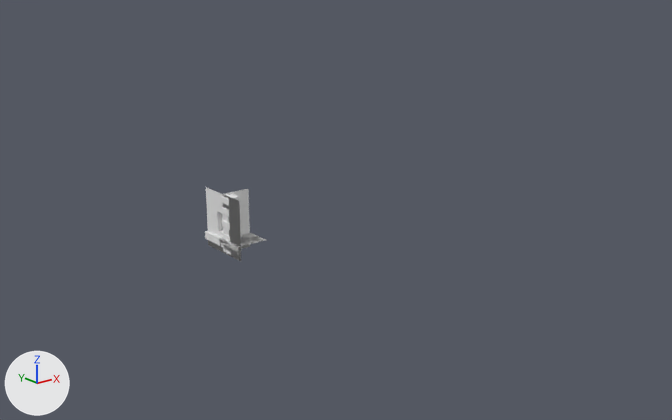
What one commit did to the Blender file AssetSource/modules.blend.
Both versions are drawn from a 50 mm camera at (-14.96, -24.5, 10.36) aimed at (-0.38, -6.27, 3.07). The axes (+X, +Y, +Z) are drawn at lower left. The lights are the same throughout.

The first picture shows 'Corner', 'CornerTop', 'Wall', 'WallTop'.
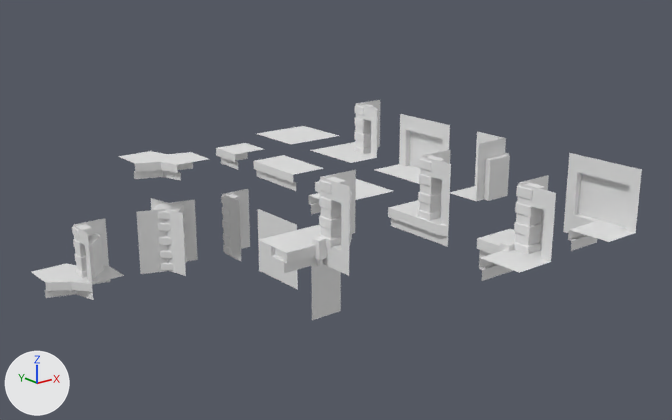
Commit message: Add many modules

What differs and where, as boxes [x1, y1, x2, y2] in the pictures (672 x 420 px):
'WingInnerCorner', added: after [563, 153, 642, 251]
'WingTerrasse', added: after [259, 170, 356, 276]
'TowerCorner', added: after [477, 175, 556, 281]
'DoubleCorner', added: after [136, 198, 198, 276]
'TowerWall', added: after [388, 150, 451, 247]
'TowerDoubleCorner', added: after [32, 218, 124, 300]
'Wall', moved: before [206, 187, 241, 258]; after [258, 209, 298, 290]
'RoofWall', added: after [374, 114, 450, 184]
'RoofInnerCorner', added: after [450, 132, 510, 201]
'RoofCorner', added: after [310, 100, 380, 163]
'WallTop', moved: before [205, 231, 266, 261]; after [253, 155, 323, 191]
'DoubleCornerTop', added: after [118, 151, 208, 181]
'InnerCorner', added: after [311, 264, 341, 320]
'CornerTop', moved: before [220, 233, 266, 259]; after [216, 143, 263, 170]
'Roof', added: after [257, 126, 339, 144]
'InnerCornerTop', added: after [308, 179, 392, 214]

What changed in the scene script:
```text
Add me_roof:
    me_roof.from_pydata([(1.0, -1.0, 0.5), (-1.0, 1.0, 0.5), (-1.0, -1.0, 0.5), (1.0, 1.0, 0.5)], [], [(2, 0, 3, 1)])
Change ob_walltop:
    ob_walltop.location: (0.0, 0.0, 0.0) -> (0.0, -3.0, 3.0)
Change ob_cornertop:
    ob_cornertop.location: (0.0, 0.0, 0.0) -> (0.0, 0.0, 3.0)
Change ob_wall:
    ob_wall.location: (0.0, 0.0, 0.0) -> (0.0, -3.0, 0.0)
Add ob_towerdoublecorner:
    ob_towerdoublecorner = bpy.data.objects.new('TowerDoubleCorner', me_towerdoublecorner)  # 148 vertices, 135 faces, 1 loose edge; spans x -1.0..1.0, y -1.0..1.0, z 0.0..2.0; in mat_blockmaterial (its picture is missing); modifiers SUBSURF
    ob_towerdoublecorner.location = (-5.0, 0.0, 0.0)
Add ob_doublecorner:
    ob_doublecorner = bpy.data.objects.new('DoubleCorner', me_doublecorner)  # 132 vertices, 134 faces; spans x -1.0..1.0, y -1.0..1.0, z 0.0..2.0; modifiers SUBSURF
    ob_doublecorner.location = (-2.0, 0.0, 0.0)
Add ob_doublecornertop:
    ob_doublecornertop = bpy.data.objects.new('DoubleCornerTop', me_doublecornertop)  # 26 vertices, 16 faces; spans x -1.0..1.0, y -1.0..1.0, z 0.0..0.5; modifiers SUBSURF
    ob_doublecornertop.location = (-2.0, 0.0, 3.0)
Add ob_wingterrasse:
    ob_wingterrasse = bpy.data.objects.new('WingTerrasse', me_wingterrasse)  # 194 vertices, 170 faces; spans x -1.0..1.0, y -1.0..1.0, z 0.0..2.0; modifiers SUBSURF
    ob_wingterrasse.location = (-3.0, -9.0, 3.0)
Add ob_winginnercorner:
    ob_winginnercorner = bpy.data.objects.new('WingInnerCorner', me_winginnercorner)  # 90 vertices, 61 faces; spans x -1.0..0.16, y -1.0..1.0, z 0.0..2.0; modifiers SUBSURF
    ob_winginnercorner.location = (3.0, -12.0, 3.0)
Add ob_towerwall:
    ob_towerwall = bpy.data.objects.new('TowerWall', me_towerwall)  # 142 vertices, 135 faces; spans x -0.1..1.0, y -1.0..1.0, z 0.0..2.0; modifiers SUBSURF
    ob_towerwall.location = (0.0, -9.0, 3.0)
Add ob_towercorner:
    ob_towercorner = bpy.data.objects.new('TowerCorner', me_towercorner)  # 195 vertices, 169 faces; spans x -1.0..1.0, y -1.0..1.0, z 0.0..2.0; modifiers SUBSURF
    ob_towercorner.location = (0.0, -12.0, 3.0)
Add ob_roofinnercorner:
    ob_roofinnercorner = bpy.data.objects.new('RoofInnerCorner', me_roofinnercorner)  # 136 vertices, 97 faces; spans x -1.0..0.16, y -0.16..1.0, z 0.47..2.0; modifiers SUBSURF
    ob_roofinnercorner.location = (3.0, -9.0, 3.0)
Add ob_roofcorner:
    ob_roofcorner = bpy.data.objects.new('RoofCorner', me_roofcorner)  # 126 vertices, 123 faces; spans x -1.0..1.0, y -1.0..1.0, z 0.44..2.0; modifiers SUBSURF
    ob_roofcorner.location = (3.0, -3.0, 3.0)
Add ob_roofwall:
    ob_roofwall = bpy.data.objects.new('RoofWall', me_roofwall)  # 20 vertices, 11 faces; spans x -1.0..0.16, y -1.0..1.0, z 0.5..2.0; modifiers SUBSURF
    ob_roofwall.location = (3.0, -6.0, 3.0)
Add ob_innercornertop:
    ob_innercornertop = bpy.data.objects.new('InnerCornerTop', me_innercornertop)  # 71 vertices, 46 faces; spans x -1.0..1.0, y -1.0..1.0, z 0.0..0.63; modifiers SUBSURF
    ob_innercornertop.location = (0.0, -6.0, 3.0)
Add ob_innercorner:
    ob_innercorner = bpy.data.objects.new('InnerCorner', me_innercorner)  # 150 vertices, 106 faces; spans x -1.0..0.0, y 0.0..1.0, z 0.0..2.0; modifiers SUBSURF
    ob_innercorner.location = (0.0, -6.0, 0.0)
Add ob_roof:
    ob_roof = bpy.data.objects.new('Roof', me_roof)  # modifiers SUBSURF
    ob_roof.location = (3.0, 0.0, 3.0)
```
